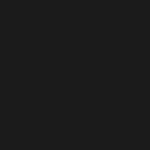
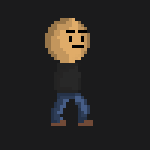
The second 150×150 image is a revision of the first. Changes to its layers:
showed group "Walk 2" (1st of 2) (8 layers) over (45, 18, 93, 126)
painted on "Trøje" (2nd of 3, in "Walk 2") over (66, 72, 81, 84)
painted on "Walk 2" (2nd of 2, in "Walk 2") over (69, 72, 81, 81)
